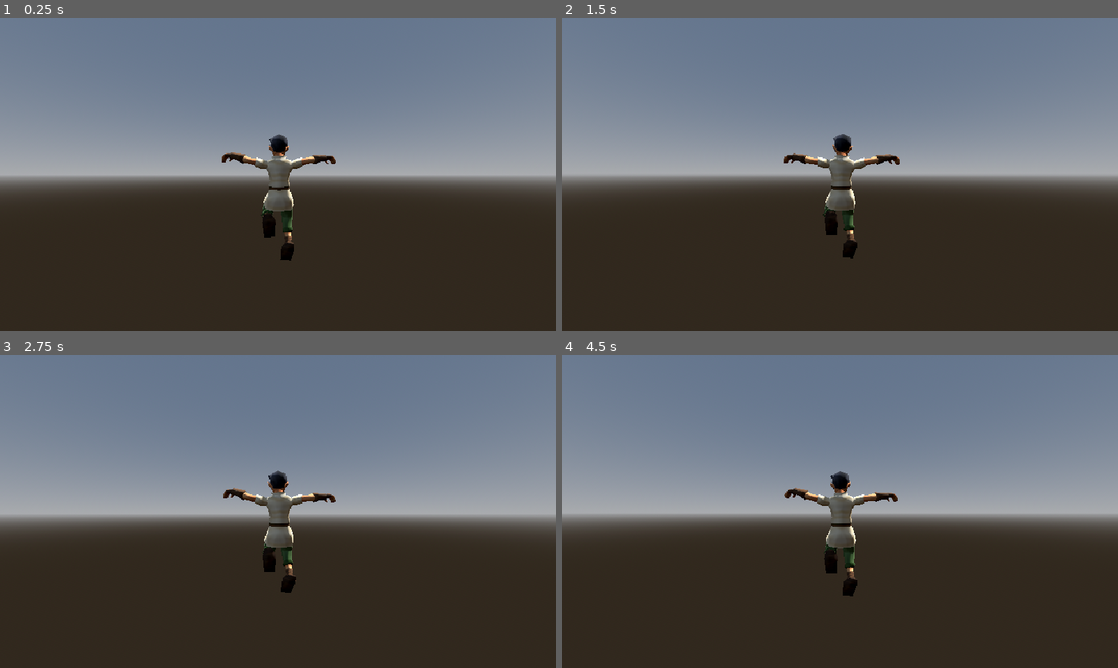
Above: before the commit, frames 1-4 (two rows, left to right).
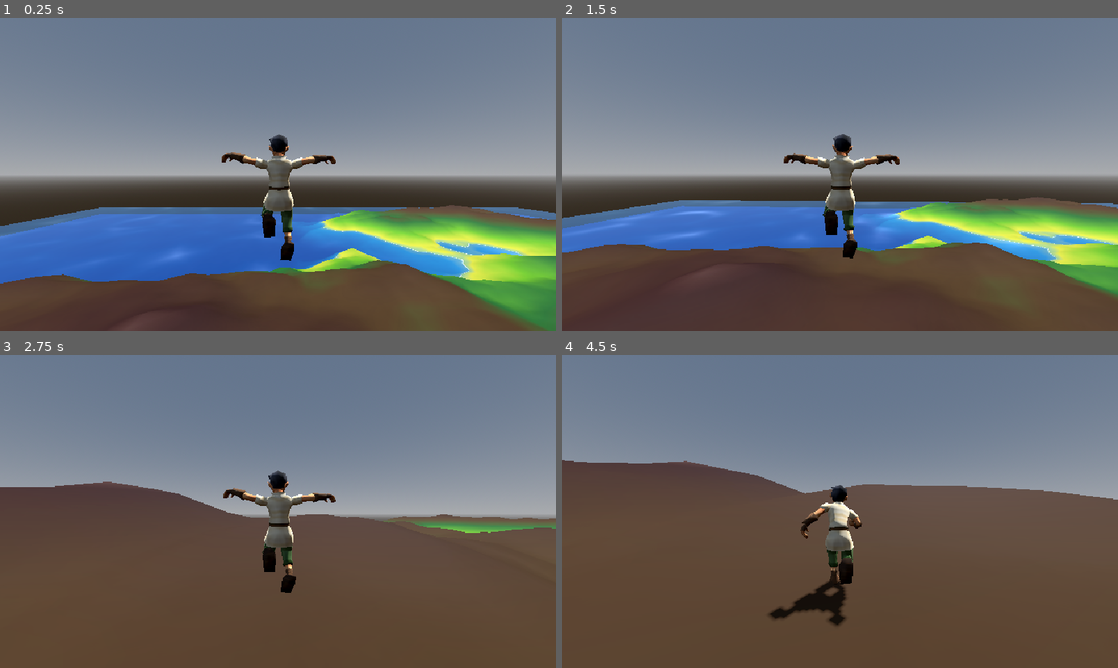
Above: after the commit, the same moments.

Repository: Tinka8ell/ProceduralWorldGeneration
Game: Godot game, scene res://Scenes/main.tscn
Two runs of this game, one before a commit and one after it. Both use one fixed random seed, a clock stepped at 60 frames per second and the inputs below.
Inputs (mouse positions are in pixels of both pictures, inside the frame that each line leads up to):
- Up to frame 1 (0.25 s): no input
- Up to frame 2 (1.5 s): tap Enter (ui_accept) at 0.5, 0.77 s; move the mouse to (867, 174) at 0.52 s; hold W (move_forward) from 0.53 s (still down); click (867, 174) at 0.67 s; move the mouse to (812, 174) at 1.27 s
- Up to frame 3 (2.75 s): keep holding W (move_forward); tap Enter (ui_accept) at 1.52 s; move the mouse to (289, 505) at 2.02 s
- Up to frame 4 (4.5 s): keep holding W (move_forward); move the mouse to (834, 517) at 2.77 s; click (834, 517) at 2.92 s; tap Enter (ui_accept) at 3.02, 3.77 s; move the mouse to (878, 514) at 3.52 s; move the mouse to (795, 508) at 4.27 s

The runs differ from the first frame. In frame 1, 37% of the frame differs, in the area x 0-100%, y 43-100%; in frame 2, 39%; in frame 3, 49%; in frame 4, 58%, in the area x 0-100%, y 33-100%.

Commit message:
Apply new islands to main game

Diff:
--- a/Scenes/WorldMap.tscn
+++ b/Scenes/WorldMap.tscn
@@ -24,10 +24,7 @@
 shadow_enabled = true
 
 [node name="Camera3D" type="Camera3D" parent="." unique_id=1234820253]
-transform = Transform3D(1, 0, 0, 0, -4.371139e-08, 1, 0, -1, -4.371139e-08, -1000, 3000.03, 1000)
+transform = Transform3D(1, 0, 0, 0, -4.371139e-08, 1, 0, -1, -4.371139e-08, 200, 3500, 600)
 
 [node name="TerrainManager" type="Node3D" parent="." unique_id=29734178]
 script = ExtResource("1_h0vor")
-
-[node name="IslandManager" type="Node3D" parent="." unique_id=2083849988]
-script = ExtResource("1_h0vor")
--- a/Scenes/main.tscn
+++ b/Scenes/main.tscn
@@ -35,31 +35,31 @@
 script = ExtResource("5_kry3j")
 
 [node name="Explorer" parent="." unique_id=856860738 instance=ExtResource("6_21xkr")]
-transform = Transform3D(1, 0, 0, 0, 1, 0, 0, 0, 1, 0, 2, 0)
+transform = Transform3D(1, 0, 0, 0, 1, 0, 0, 0, 1, 200, 48, 500)
 
 [node name="DirectionalLight3D" parent="Explorer" index="1" unique_id=616608859]
 transform = Transform3D(-0.8660254, -0.43301278, 0.25, 0, 0.49999997, 0.86602545, -0.50000006, 0.75, -0.43301266, 0, 100, 0)
 visible = false
 
 [node name="Skeleton3D" parent="Explorer/Mesh/HeroRig_export" parent_id_path=PackedInt32Array(856860738, 931582133, 885429918) index="0" unique_id=1340250868]
-bones/0/position = Vector3(0.011687518, 1.089399, -0.007888768)
-bones/1/rotation = Quaternion(0.7283751, 0.00051660114, 0.0024603321, 0.685174)
-bones/2/rotation = Quaternion(-0.8127154, -0.10248517, -0.0626858, 0.57014126)
-bones/3/rotation = Quaternion(0.34518158, -0.0039381017, 0.0289113, 0.9380823)
-bones/4/rotation = Quaternion(-0.1996061, -0.008291717, 0.08568377, 0.9760876)
-bones/5/rotation = Quaternion(-0.80651414, 0.10634776, 0.069403395, 0.57741535)
-bones/6/rotation = Quaternion(0.3278058, 0.0039643547, -0.027455945, 0.94433784)
-bones/7/rotation = Quaternion(-0.18931444, 0.011411717, -0.09987029, 0.9767578)
-bones/8/rotation = Quaternion(0.99311376, -0.004847256, -0.0003283629, -0.117053956)
-bones/10/rotation = Quaternion(-0.75852674, 0.0036983285, -0.00025529994, 0.6516315)
-bones/11/rotation = Quaternion(0.9805845, 0.18239756, 0.029989097, -0.06546611)
-bones/12/rotation = Quaternion(-0.34574017, 0.006667157, -0.02767489, 0.93789846)
-bones/13/rotation = Quaternion(-0.046838332, -0.11810911, 0.21977563, 0.967241)
-bones/18/rotation = Quaternion(-8.708153e-08, -0.03257706, -2.1321307e-06, 0.9994693)
-bones/20/rotation = Quaternion(0.97729117, -0.2042567, -0.02209633, -0.051893502)
-bones/21/rotation = Quaternion(-0.34983745, -0.0066571147, 0.028003024, 0.93636817)
-bones/22/rotation = Quaternion(-0.027985744, -0.058043007, -0.08567954, 0.9942369)
-bones/28/rotation = Quaternion(2.2140037e-07, -0.12997131, 2.1485998e-06, 0.99151784)
+bones/0/position = Vector3(0.0155485505, 1.0825148, -0.0041180467)
+bones/1/rotation = Quaternion(0.72837526, -0.0001499965, 0.0017417355, 0.6851762)
+bones/2/rotation = Quaternion(-0.8174328, -0.10155825, -0.0619438, 0.56360674)
+bones/3/rotation = Quaternion(0.36595213, -0.0039046812, 0.030650977, 0.9301206)
+bones/4/rotation = Quaternion(-0.21342924, -0.0067685624, 0.08344285, 0.97336507)
+bones/5/rotation = Quaternion(-0.81004596, 0.10831846, 0.07481534, 0.5713977)
+bones/6/rotation = Quaternion(0.3461109, 0.003936648, -0.028989138, 0.9377374)
+bones/7/rotation = Quaternion(-0.201164, 0.010263778, -0.102806, 0.97409374)
+bones/8/rotation = Quaternion(0.9921488, -0.0025810755, -0.00019814463, -0.12503622)
+bones/10/rotation = Quaternion(-0.76637566, -0.005674828, -0.008253539, 0.64231455)
+bones/11/rotation = Quaternion(0.9805403, 0.18342212, 0.026663657, -0.06470155)
+bones/12/rotation = Quaternion(-0.32507572, 0.0067200135, -0.026020741, 0.94530606)
+bones/13/rotation = Quaternion(-0.046568222, -0.1145874, 0.21817845, 0.968039)
+bones/18/rotation = Quaternion(-7.9669555e-08, -0.029321631, -2.0943044e-06, 0.99957013)
+bones/20/rotation = Quaternion(0.97860456, -0.20236903, -0.02446182, -0.027956462)
+bones/21/rotation = Quaternion(-0.34185234, -0.00667818, 0.027363917, 0.93933153)
+bones/22/rotation = Quaternion(-0.02020082, -0.025973001, -0.06293966, 0.9974748)
+bones/28/rotation = Quaternion(1.2638473e-07, -0.096408635, 2.1455364e-06, 0.9953419)
 
 [node name="TerrainManager" type="Node3D" parent="." unique_id=1733999113]
 script = ExtResource("8_344ge")
--- a/Scripts/terrainManager.gd
+++ b/Scripts/terrainManager.gd
@@ -13,7 +13,8 @@
 	Vector2i(-1, 1)
 ]
 const size := 256.0
-var noise: FastNoiseLite
+var terrainNoise: FastNoiseLite
+var islandNoise: FastNoiseLite
 var terrainShader: Shader
 var waterShader: Shader
 var color_gradient
@@ -21,11 +22,11 @@
 var chunks := {}
 var waterChunk: PackedScene
 
-# Perlin noise parameters
+# Perlin Noise parameters
 @export_range(0.0, 1.0, 0.001, "0 to 1 - lower is smoother") var noise_frequency := 0.005
 @export var noise_seed := 12345
 @export var noise_offset := Vector3.ZERO
-@export var playerLocation := Vector3(0, 0, 0)
+@export var playerLocation := Vector3(200, 48, 500) # from current saettings
 
 # Chuck adjustable parameters
 @export_range(4, 256, 4) var resolution := 48:
@@ -38,31 +39,26 @@
 		height = new_height
 
 var player: Player
-var isMap: bool
-var scale := 1.0
+var scale := 10.0
 
 # Called when the node enters the scene tree for the first time.
 func _ready() -> void:
 	print("Chunk on ready called")
-	isMap = name == "IslandManager"
-	print(name, " isMap = ", isMap)
-
-	var move := Vector3(16 * size, 0.0, 0.0)
-	if isMap:
-		move = Vector3(-16 * size, 0.0, 0.0)
-	self.position += move
-	if isMap:
-		scale = 10.0
 
 	player = get_parent().find_child("Explorer")
 	if player:
 		print("Found the player")
-	noise = FastNoiseLite.new()
-	noise.noise_type = FastNoiseLite.TYPE_PERLIN
-	noise.frequency = noise_frequency / scale
-	noise.seed = noise_seed
-	noise.offset = noise_offset
-	print("noise created")
+	terrainNoise = FastNoiseLite.new()
+	terrainNoise.noise_type = FastNoiseLite.TYPE_PERLIN
+	terrainNoise.frequency = noise_frequency
+	terrainNoise.seed = noise_seed
+	terrainNoise.offset = noise_offset
+	islandNoise = FastNoiseLite.new()
+	islandNoise.noise_type = FastNoiseLite.TYPE_PERLIN
+	islandNoise.frequency = noise_frequency / scale
+	islandNoise.seed = noise_seed
+	islandNoise.offset = noise_offset
+	print("Noise created")
 
 	color_gradient = preload("res://Terrain/gradient_texture.tres")
 	terrainShader = preload("res://Terrain/terrain.gdshader")
@@ -70,14 +66,14 @@
 	waterChunk = preload("res://Scenes/WaterChunk.tscn")
 
 	noise_texture = NoiseTexture2D.new()
-	noise_texture.noise = noise
+	noise_texture.noise = terrainNoise
 	noise_texture.as_normal_map = true
 	noise_texture.seamless = true
 	return
 
 # Called every frame. 'delta' is the elapsed time since the previous frame.
 func _process(_delta: float) -> void:
-	var playerIndex := Vector2i(0, 0)
+	var playerIndex := Vector2i(1, 4)
 	if player:
 		playerLocation = player.global_position
 		playerIndex = Vector2i(roundi(playerLocation.x / size), roundi(playerLocation.z / size))
@@ -131,7 +127,7 @@
 	addWaterToChunk(chunk)
 
 func update_mesh(chunk: MeshInstance3D, meshMaterial: ShaderMaterial) -> void:
-	if not noise or not chunk:
+	if not terrainNoise or not chunk:
 		return
 	var plane := PlaneMesh.new()
 	plane.subdivide_depth = resolution
@@ -168,10 +164,9 @@
 	print("Made collision")
 
 func get_height(x: float, y: float) -> float:
-	if isMap:
-		return clamp(noise.get_noise_2d(x, y) * height * scale -2 * height, -height, height)
-	else:
-		return noise.get_noise_2d(x, y) * height
+	var islandOffset: float = clampf(islandNoise.get_noise_2d(x, y) * height * scale -2 * height, -height, height)
+	return clampf(islandOffset - height + terrainNoise.get_noise_2d(x, y) * height, -height/2, height)
+	#return clampf(islandOffset + terrainNoise.get_noise_2d(x, y) * height, -height, height)
 
 func get_normal(x: float, y: float) -> Vector3:
 	var epsilon := size / resolution
